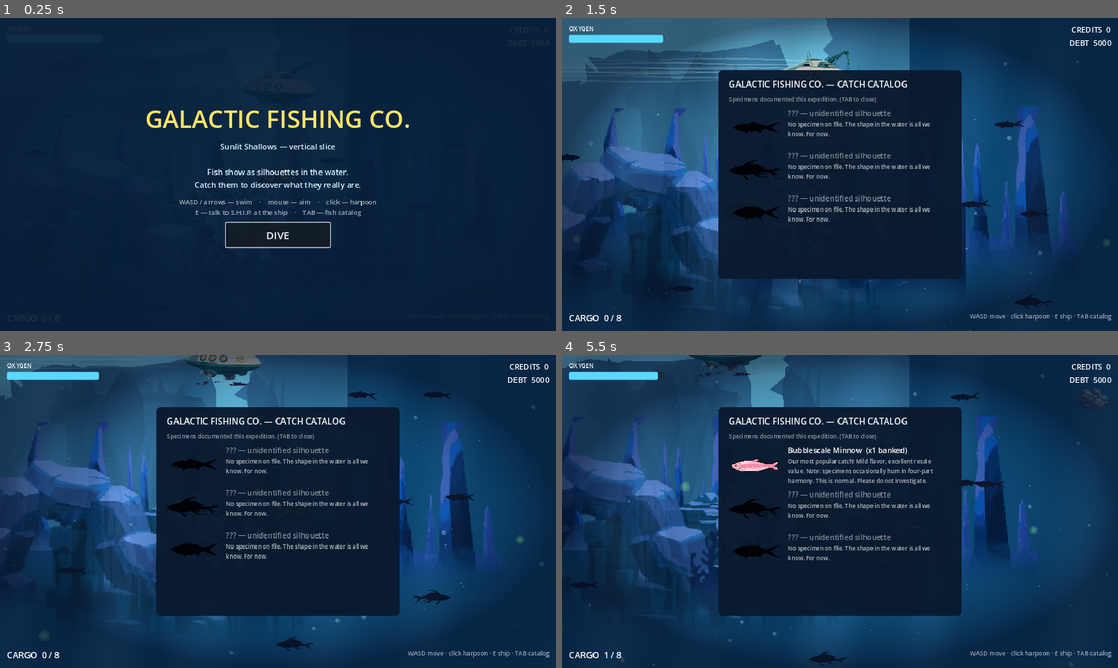
Above: before the commit, frames 1-4 (two rows, left to right).
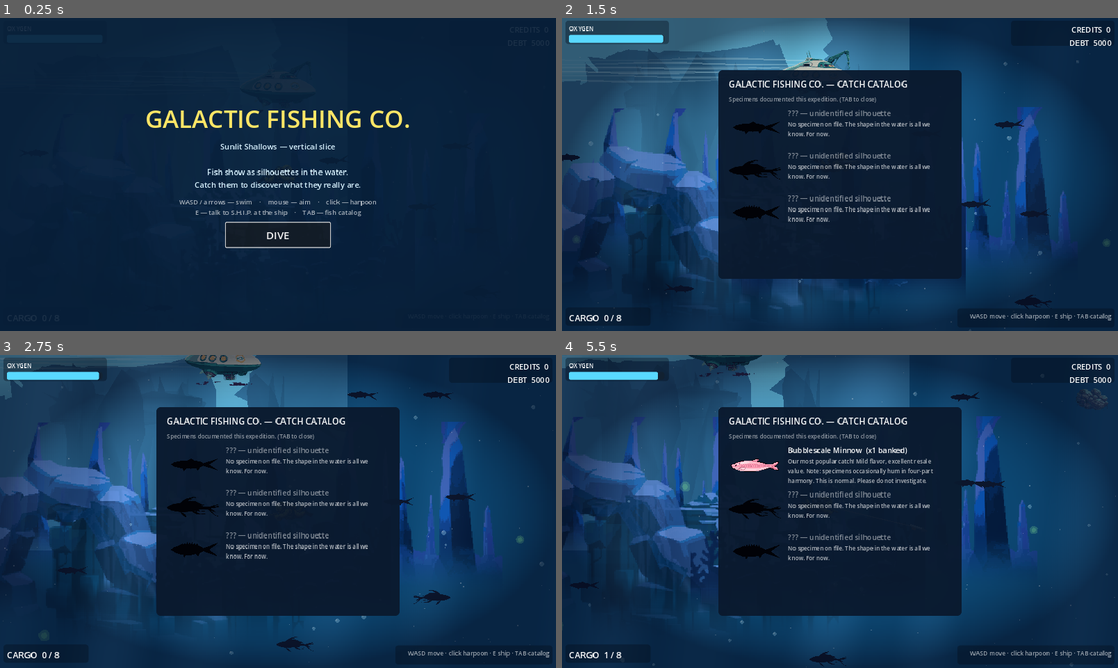
Above: after the commit, the same moments.

Repository: Chowwyie/galactic-fishing-co
Game: Godot game, scene res://scenes/main.tscn
The game is run twice, just before and just after one commit, with the same random seed, the same clock (stepped at 60 frames per second) and the same inputs.
Inputs (mouse positions are in pixels of both pictures, inside the frame that each line leads up to):
- Up to frame 1 (0.25 s): no input
- Up to frame 2 (1.5 s): click "DIVE" at 0.5 s; tap Enter at 1.25 s; move the mouse to (962, 158) at 1.27 s; hold D from 1.28 s (still down); tap Tab at 1.35 s; click (962, 158) at 1.42 s
- Up to frame 3 (2.75 s): move the mouse to (166, 527) at 2.02 s; release D at 2.03 s; hold S from 2.03 s (still down); tap E at 2.1 s; click (166, 527) at 2.17 s
- Up to frame 4 (5.5 s): move the mouse to (895, 442) at 2.77 s; release S at 2.78 s; hold D 2.78-3.53 s; tap Tab at 2.85, 5.1 s; click (895, 442) at 2.92 s; move the mouse to (812, 574) at 3.52 s; hold W 3.53-4.25 s; tap E at 3.6 s; click (812, 574) at 3.67 s; click "LOG IT (it was worth 20 cr)" at 4.25 s; move the mouse to (1006, 558) at 5.02 s; hold A from 5.03 s (still down); click (1006, 558) at 5.17 s

The runs differ from the first frame. In frame 2, 0.9% of the frame differs, in the area x 0-98%, y 0-9%; in frame 3, 0.7%; in frame 4, 0.4%.

Commit message:
Iter18: subtle HUD backing scrims + prompt/warn text outlines (readable over bright and dark water)

Diff:
--- a/scripts/hud.gd
+++ b/scripts/hud.gd
@@ -30,6 +30,11 @@
 	vignette.mouse_filter = Control.MOUSE_FILTER_IGNORE
 	vignette.modulate.a = 0.85
 	add_child(vignette)
+	# subtle backing scrims: HUD text stays readable over bright surface water and the dark abyss
+	_add_scrim(Control.PRESET_TOP_LEFT, Vector2(8, 6), Vector2(238, 54))
+	_add_scrim(Control.PRESET_TOP_RIGHT, Vector2(-246, 6), Vector2(238, 58))
+	_add_scrim(Control.PRESET_BOTTOM_LEFT, Vector2(8, -54), Vector2(196, 42))
+	_add_scrim(Control.PRESET_BOTTOM_RIGHT, Vector2(-370, -52), Vector2(362, 44))
 	# top-left: oxygen
 	var oxy_box := VBoxContainer.new()
 	oxy_box.set_anchors_preset(Control.PRESET_TOP_LEFT)
@@ -72,6 +77,8 @@
 	prompt_label.grow_vertical = Control.GROW_DIRECTION_BEGIN
 	prompt_label.horizontal_alignment = HORIZONTAL_ALIGNMENT_CENTER
 	prompt_label.add_theme_font_size_override("font_size", 20)
+	prompt_label.add_theme_color_override("font_outline_color", Color(0, 0, 0, 0.65))
+	prompt_label.add_theme_constant_override("outline_size", 5)
 	prompt_label.visible = false
 	add_child(prompt_label)
 	warn_label = Label.new()
@@ -84,6 +91,8 @@
 	warn_label.grow_vertical = Control.GROW_DIRECTION_BEGIN
 	warn_label.horizontal_alignment = HORIZONTAL_ALIGNMENT_CENTER
 	warn_label.add_theme_font_size_override("font_size", 22)
+	warn_label.add_theme_color_override("font_outline_color", Color(0, 0, 0, 0.65))
+	warn_label.add_theme_constant_override("outline_size", 5)
 	warn_label.add_theme_color_override("font_color", Color(1.0, 0.45, 0.35))
 	warn_label.visible = false
 	add_child(warn_label)
@@ -97,6 +106,18 @@
 	hint_label.add_theme_color_override("font_color", Color(1, 1, 1, 0.6))
 	hint_label.text = "WASD move · click harpoon · E ship · TAB catalog"
 	add_child(hint_label)
+
+func _add_scrim(preset: int, pos: Vector2, size: Vector2) -> void:
+	var p := Panel.new()
+	var s := StyleBoxFlat.new()
+	s.bg_color = Color(0.015, 0.05, 0.10, 0.38)
+	s.set_corner_radius_all(7)
+	p.add_theme_stylebox_override("panel", s)
+	p.set_anchors_preset(preset)
+	p.position = pos
+	p.size = size
+	p.mouse_filter = Control.MOUSE_FILTER_IGNORE
+	add_child(p)
 
 func _mk_label(parent: Control, size: int, align: HorizontalAlignment) -> Label:
 	var l := Label.new()
